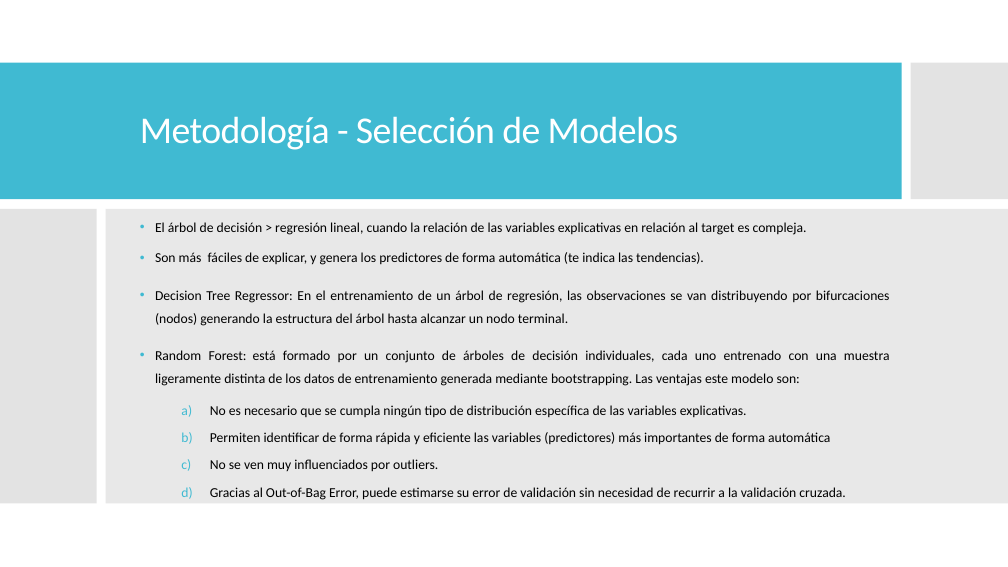
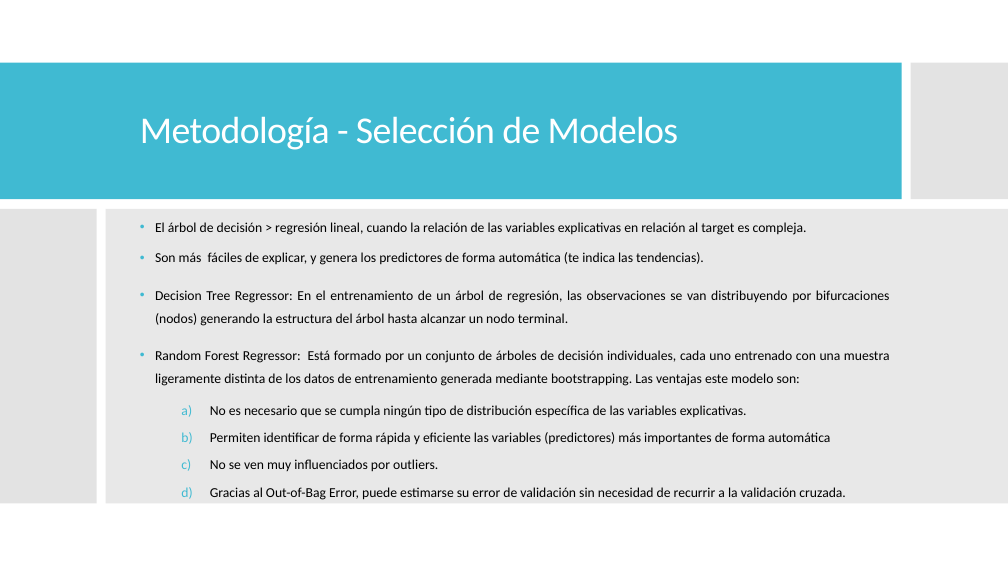
Before and after one commit to amariasm/Proyecto_API_Random_Forest, a slide deck: slide 8 of articulo/Presentación Proyecto v1.pptx. Drawn at 1008x567 pixels with LibreOffice and Linux fonts; fonts in the diff are those of the drawing. Boxes give left, top, right and bottom in pixels: in the first picture for what was removed or moved away, otherwise in the second. Text is boxed around its words. In the diff, an @@ line names an element or a change of style, - is before the commit and + after.

```diff
--- a/articulo/Presentación Proyecto v1.pptx
+++ b/articulo/Presentación Proyecto v1.pptx
@@ text at bbox=[155, 350, 890, 386]: text changed @@
-• Random Forest: está formado por un conjunto de árboles de decisión individuales, cada uno entrenado con una muestra ligeramente distinta de los datos de entrenamiento generada mediante bootstrapping. Las ventajas este modelo son:
+• Random Forest Regressor: Está formado por un conjunto de árboles de decisión individuales, cada uno entrenado con una muestra ligeramente distinta de los datos de entrenamiento generada mediante bootstrapping. Las ventajas este modelo son:
```
Also in this commit, not shown: 6 other slides changed, 1 other file.
